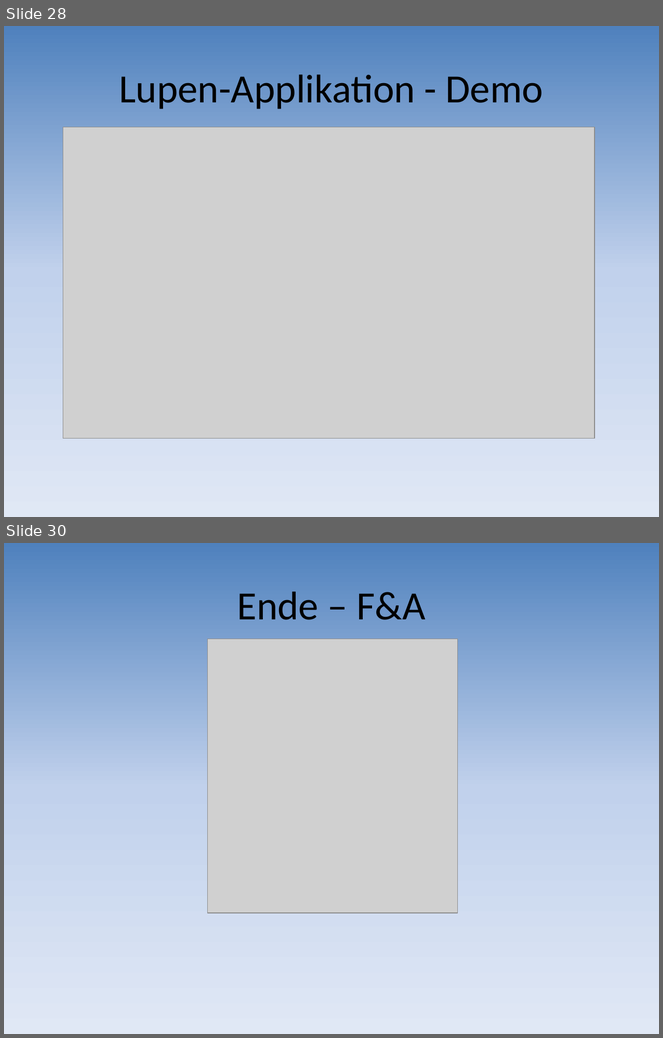
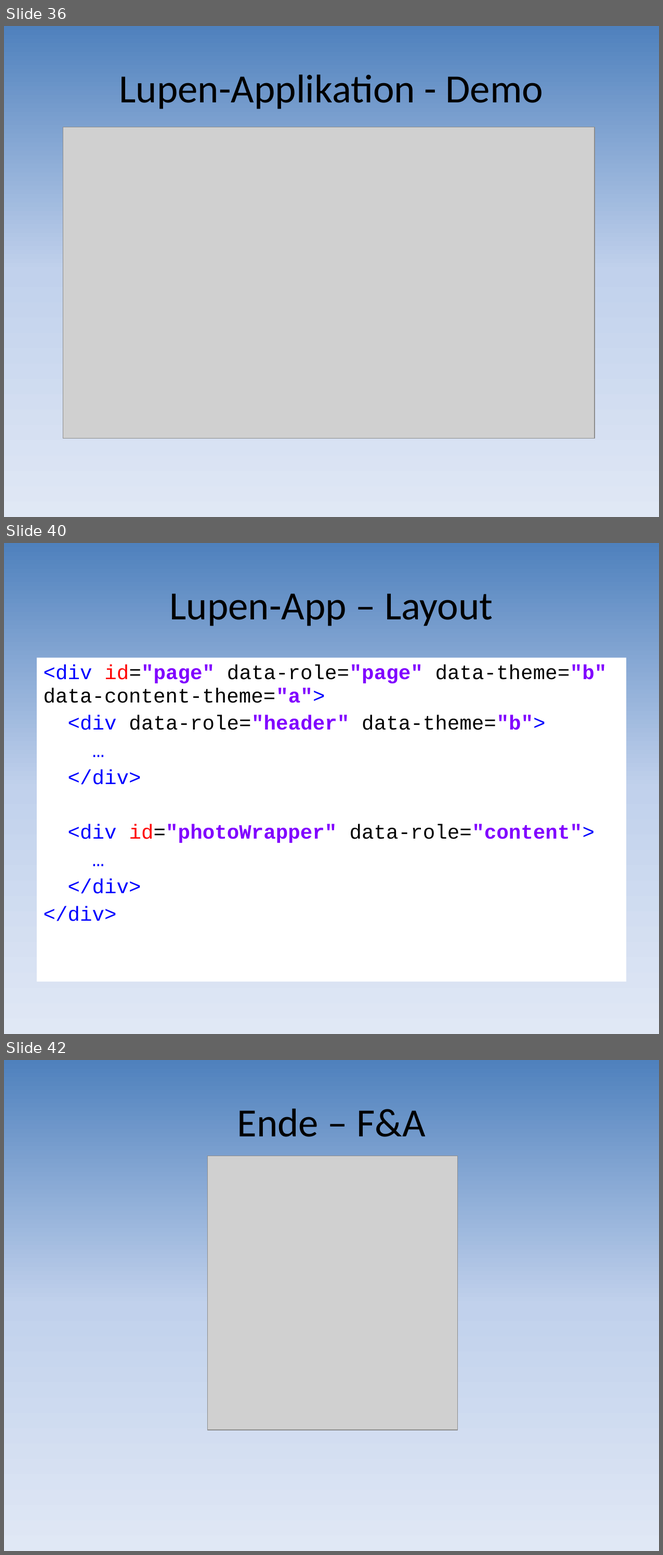
Before and after one commit to mtwords/hand-held, a slide deck: Documents/10_Frameworks_Presentation.pptx. Shown one above the other, each under a label of ours: slides 28 and 30 before the commit, slides 36, 40 and 42 after it; the slides between them are not shown. The pictures are 663x1038 and 663x1555 pixels, drawn with LibreOffice and Linux fonts; fonts in the diff are those of the drawing; grey boxes stand for pictures. Boxes give left, top, right and bottom in pixels: in the first picture for what was removed or moved away, otherwise in the second. Text is boxed around its words. In the diff, an @@ line names an element or a change of style, - is before the commit and + after.

```diff
--- a/Documents/10_Frameworks_Presentation.pptx
+++ b/Documents/10_Frameworks_Presentation.pptx
@@ slide 40 added at bbox=[4, 543, 659, 1034], background gradient #4F81BD to #C2D1ED to #E1E8F5 @@
@@ title added at bbox=[169, 593, 493, 626], 44 pt, text #000000 @@
+Lupen-App – Layout
@@ text added at bbox=[37, 657, 626, 982], fill #FFFFFF, 22.4 pt, text #000000 @@
+<div id="page" data-role="page" data-theme="b" data-content-theme="a">
+<div data-role="header" data-theme="b">
+…
+</div>
+<div id="photoWrapper" data-role="content">
+…
+</div>
+</div>
@@ what was slide 28 is now slide 36 @@
@@ what was slide 30 is now slide 42 @@
```
Also in this commit, not shown: 7 slides changed, 12 other slides added, 1 slide removed.
